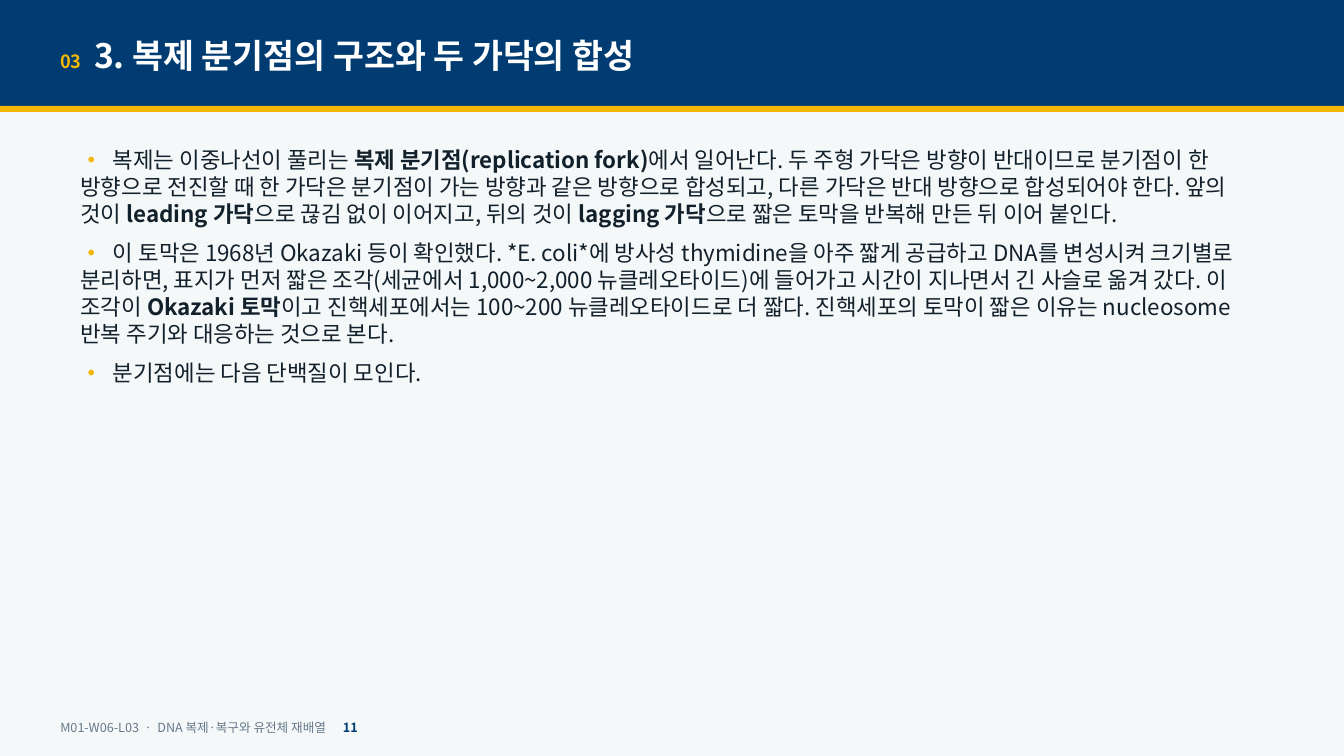
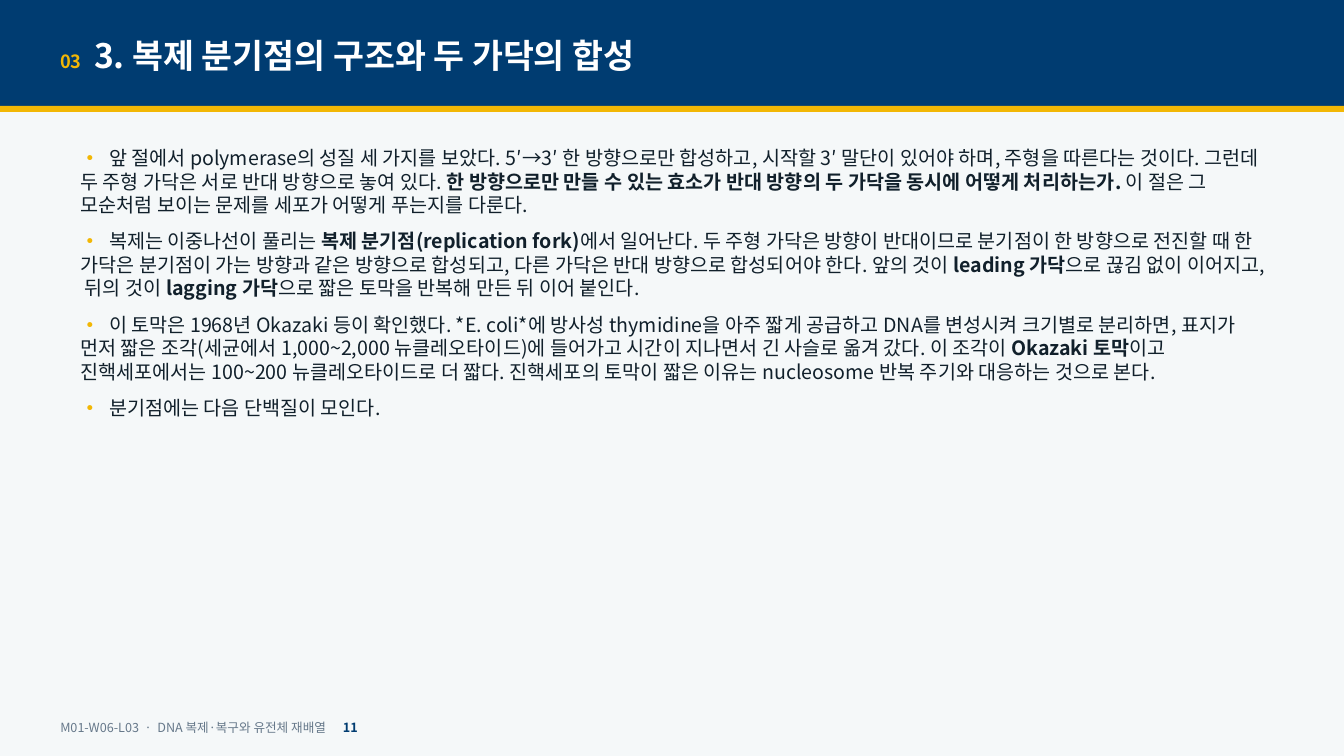
Before and after one commit to hoperiasd2/hoperiasd2.github.io, a slide deck: slide 11 of curriculum/M01/W06/L03/slides.pptx. Drawn at 1344x756 pixels with LibreOffice and Linux fonts; fonts in the diff are those of the drawing. Boxes give left, top, right and bottom in pixels: in the first picture for what was removed or moved away, otherwise in the second. Text is boxed around its words. In the diff, an @@ line names an element or a change of style, - is before the commit and + after.

```diff
--- a/curriculum/M01/W06/L03/slides.pptx
+++ b/curriculum/M01/W06/L03/slides.pptx
@@ text at <box>80,148,1258,214</box>: paragraph added @@
+• 앞 절에서 polymerase의 성질 세 가지를 보았다. 5′→3′ 한 방향으로만 합성하고, 시작할 3′ 말단이 있어야 하며, 주형을 따른다는 것이다. 그런데 두 주형 가닥은 서로 반대 방향으로 놓여 있다. 한 방향으로만 만들 수 있는 효소가 반대 방향의 두 가닥을 동시에 어떻게 처리하는가. 이 절은 그 모순처럼 보이는 문제를 세포가 어떻게 푸는지를 다룬다.
@@ text at <box>80,231,1265,417</box>: size 16 to 14 pt in "• 복제는 이중나선이 풀리는 복제 분기점(replication fork)에서 ...", "• 이 토막은 1968년 Okazaki 등이 확인했다. ...", "• 분기점에는 다음 단백질이 모인다." @@
```
Also in this commit, not shown: 6 other slides changed, 9 other files.
